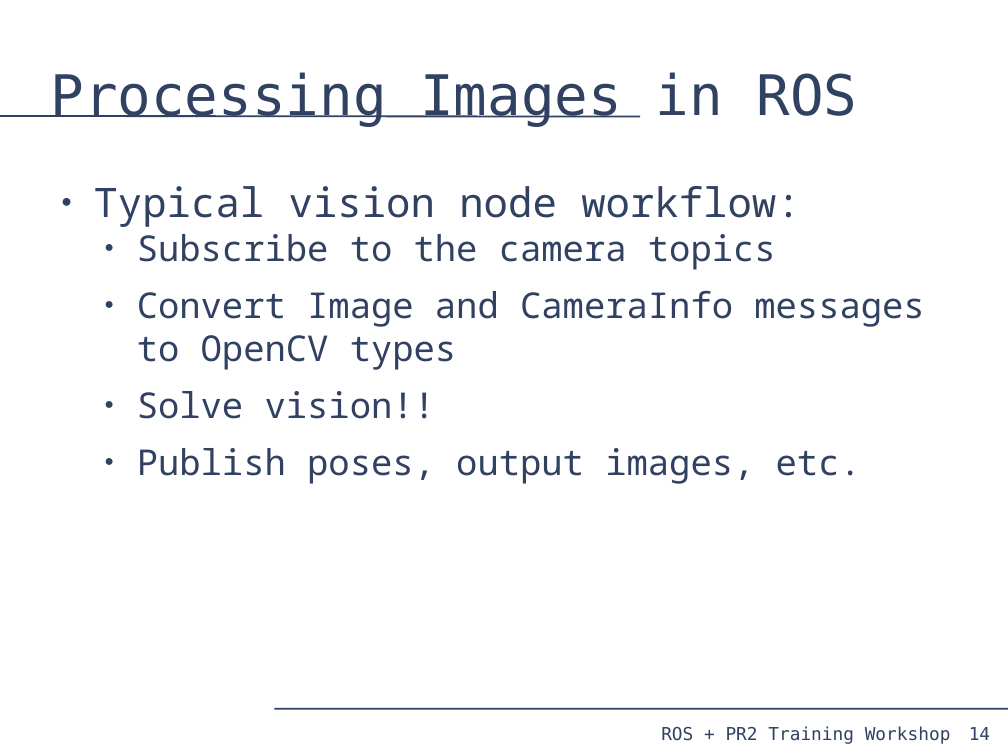
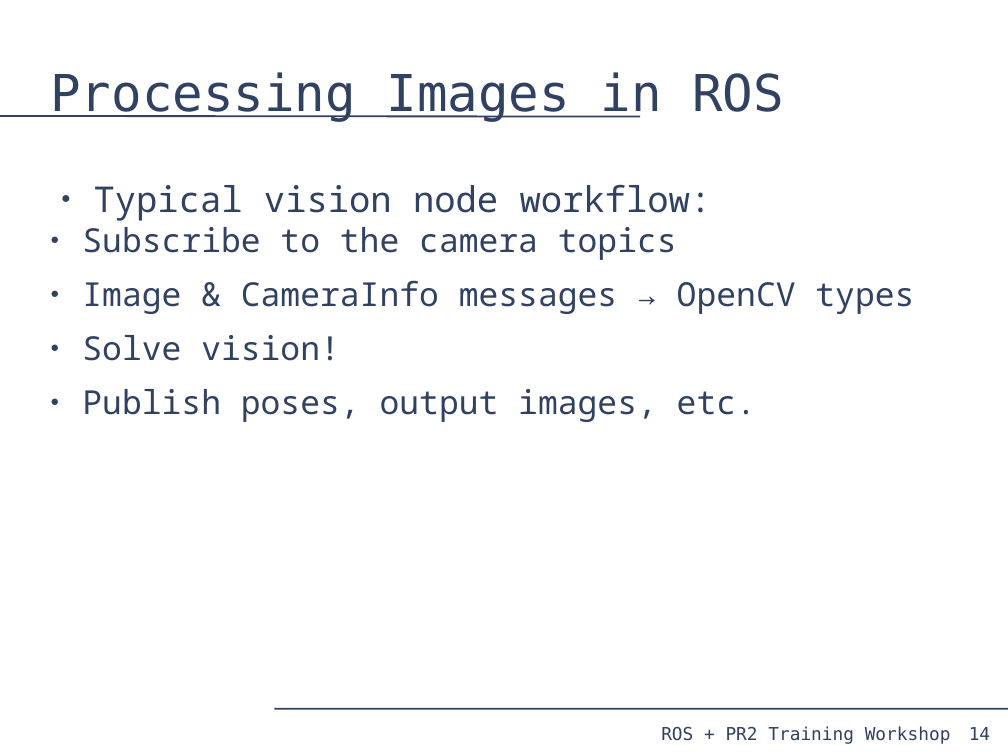
Before and after one commit to PR2/pr2_docs, a slide deck: slide 14 of pr2_training_workshop/processing_camera_data/slides.odp. Drawn at 1008x756 pixels with LibreOffice and Linux fonts; fonts in the diff are those of the drawing. Boxes give left, top, right and bottom in pixels: in the first picture for what was removed or moved away, otherwise in the second. Text is boxed around its words. In the diff, an @@ line names an element or a change of style, - is before the commit and + after.

Commit message:
Just formatting tweaks

```diff
--- a/pr2_training_workshop/processing_camera_data/slides.odp
+++ b/pr2_training_workshop/processing_camera_data/slides.odp
@@ title "Processing Images in ROS" at (50,72,784,122): size 44 to 40 pt @@
@@ text at (82,184,756,422): size 32 to 28 pt in "Typical vision node workflow:"; size 28 to 26 pt in "Subscribe to the camera topics", "Publish poses, output images, etc."; indent changed @@
@@ text at (82,280,914,361): text changed; size 28 to 26 pt @@
-  ● Convert Image and CameraInfo messages to OpenCV types
-  ● Solve vision!!
+  ● Image & CameraInfo messages → OpenCV types
+  ● Solve vision!
```
Also in this commit, not shown: 21 other slides changed.
